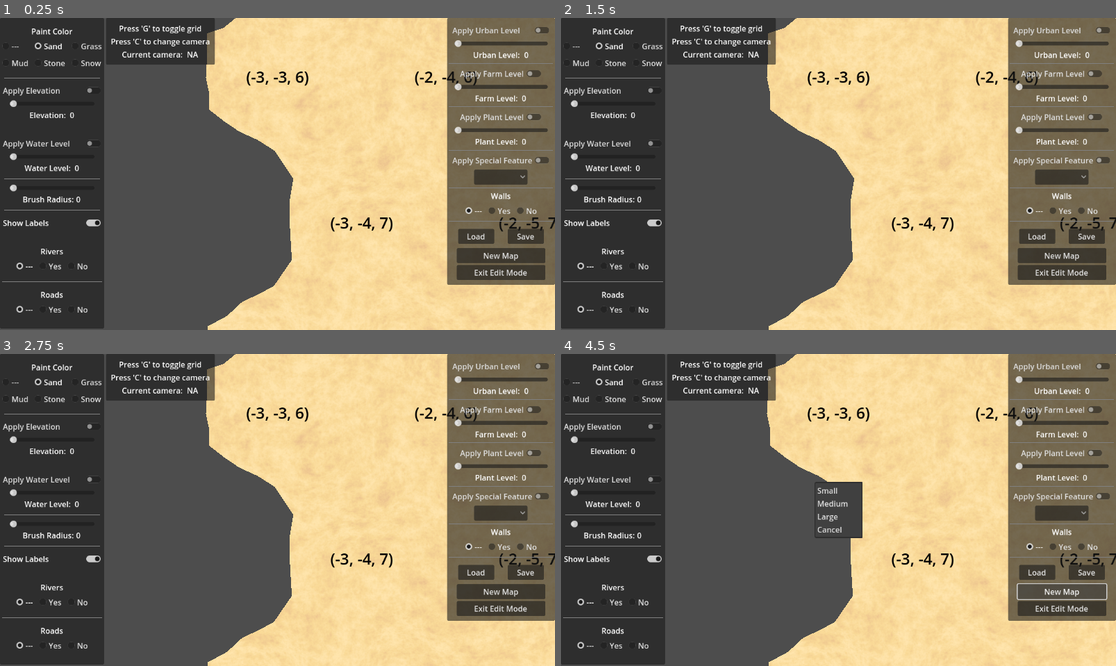
Above: before the commit, frames 1-4 (two rows, left to right).
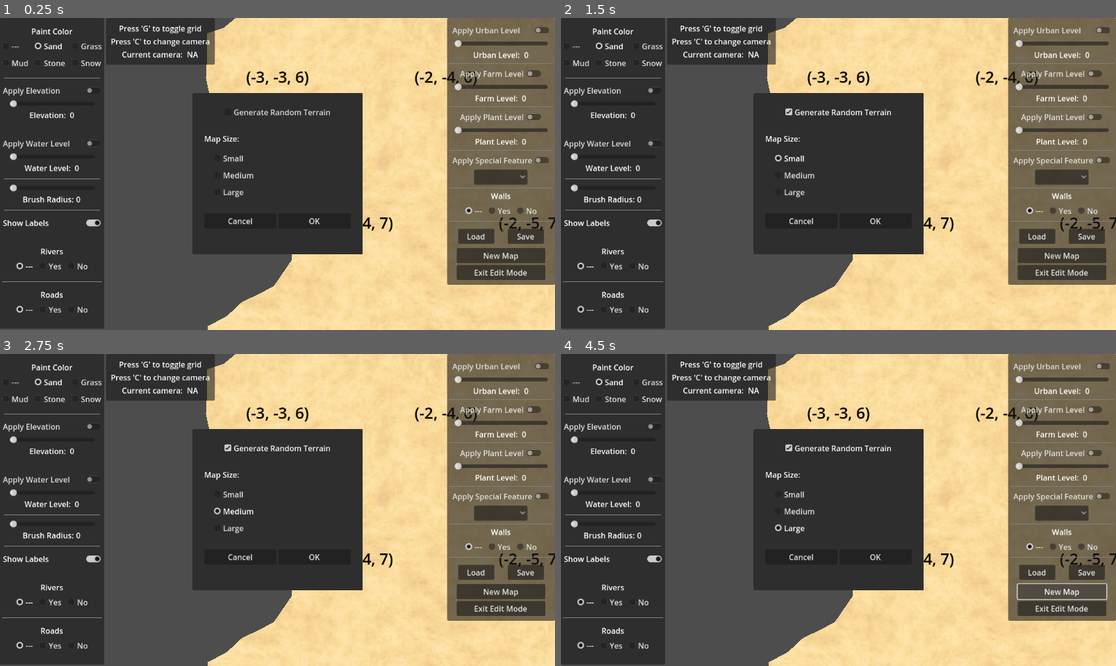
Above: after the commit, the same moments.

Repository: davepruitt/hex_map_godot
Game: Godot game, scene res://scenes/main.tscn
Same seed, same stepped clock (60 frames per second), same inputs: the game is played once before the commit and once after it.
Inputs (mouse positions are in pixels of both pictures, inside the frame that each line leads up to):
- Up to frame 1 (0.25 s): no input
- Up to frame 2 (1.5 s): click (838, 111) at 0.5 s, where only the run after the commit has a clickable "Generate Random Terrain"; click (844, 158) at 1.25 s, where only the run after the commit has a clickable "Small"
- Up to frame 3 (2.75 s): click (283, 510) at 2 s, where only the run after the commit has a clickable "Medium"
- Up to frame 4 (4.5 s): click (844, 528) at 2.75 s, where only the run after the commit has a clickable "Large"; click (799, 556) at 3.5 s, where only the run after the commit has a clickable "Cancel"; click "New Map" at 4.25 s

The runs differ from the first frame. In frame 1, 16% of the frame differs, in the area x 34-66%, y 24-76%; in frame 2, 16%; in frame 3, 16%; in frame 4, 14%.

Commit message:
Completed tutorial 23 - random map creation

Diff:
--- a/hex_project_godot/scenes/hex_map_editor_ui.tscn
+++ b/hex_project_godot/scenes/hex_map_editor_ui.tscn
@@ -13,6 +13,9 @@
 
 [sub_resource type="ButtonGroup" id="ButtonGroup_n8ipb"]
 resource_name = "WallsButtonGroup"
+
+[sub_resource type="ButtonGroup" id="ButtonGroup_22asi"]
+resource_name = "MapSizeButtonGroup"
 
 [node name="HexMapEditorUi" type="Node3D"]
 script = ExtResource("1_1s8xx")
@@ -535,19 +538,6 @@
 layout_mode = 2
 text = "Exit Edit Mode"
 
-[node name="PopupMenu" type="PopupMenu" parent="CanvasLayer"]
-auto_translate_mode = 1
-initial_position = 1
-size = Vector2i(100, 116)
-item_count = 4
-item_0/text = "Small"
-item_1/text = "Medium"
-item_1/id = 1
-item_2/text = "Large"
-item_2/id = 2
-item_3/text = "Cancel"
-item_3/id = 3
-
 [node name="SaveFileDialog" type="FileDialog" parent="CanvasLayer"]
 auto_translate_mode = 1
 size = Vector2i(303, 180)
@@ -562,6 +552,81 @@
 file_mode = 0
 access = 1
 use_native_dialog = true
+
+[node name="PopupPanel" type="PopupPanel" parent="CanvasLayer"]
+initial_position = 1
+size = Vector2i(352, 335)
+visible = true
+
+[node name="MarginContainer" type="MarginContainer" parent="CanvasLayer/PopupPanel"]
+offset_left = 4.0
+offset_top = 4.0
+offset_right = 348.0
+offset_bottom = 331.0
+theme_override_constants/margin_left = 20
+theme_override_constants/margin_top = 20
+theme_override_constants/margin_right = 20
+theme_override_constants/margin_bottom = 5
+
+[node name="VBoxContainer" type="VBoxContainer" parent="CanvasLayer/PopupPanel/MarginContainer"]
+layout_mode = 2
+
+[node name="GenerateMap_CheckBox" type="CheckBox" parent="CanvasLayer/PopupPanel/MarginContainer/VBoxContainer"]
+layout_mode = 2
+size_flags_horizontal = 4
+focus_mode = 0
+text = "Generate Random Terrain"
+
+[node name="MarginContainer3" type="MarginContainer" parent="CanvasLayer/PopupPanel/MarginContainer/VBoxContainer"]
+layout_mode = 2
+theme_override_constants/margin_top = 20
+
+[node name="Label" type="Label" parent="CanvasLayer/PopupPanel/MarginContainer/VBoxContainer"]
+layout_mode = 2
+text = "Map Size:"
+
+[node name="MarginContainer" type="MarginContainer" parent="CanvasLayer/PopupPanel/MarginContainer/VBoxContainer"]
+layout_mode = 2
+theme_override_constants/margin_left = 15
+theme_override_constants/margin_top = 10
+theme_override_constants/margin_bottom = 25
+
+[node name="VBoxContainer" type="VBoxContainer" parent="CanvasLayer/PopupPanel/MarginContainer/VBoxContainer/MarginContainer"]
+layout_mode = 2
+
+[node name="CheckBox_SmallMap" type="CheckBox" parent="CanvasLayer/PopupPanel/MarginContainer/VBoxContainer/MarginContainer/VBoxContainer"]
+layout_mode = 2
+focus_mode = 0
+button_group = SubResource("ButtonGroup_22asi")
+text = "Small"
+
+[node name="CheckBox_MediumMap" type="CheckBox" parent="CanvasLayer/PopupPanel/MarginContainer/VBoxContainer/MarginContainer/VBoxContainer"]
+layout_mode = 2
+focus_mode = 0
+button_group = SubResource("ButtonGroup_22asi")
+text = "Medium"
+
+[node name="CheckBox_LargeMap" type="CheckBox" parent="CanvasLayer/PopupPanel/MarginContainer/VBoxContainer/MarginContainer/VBoxContainer"]
+layout_mode = 2
+focus_mode = 0
+button_group = SubResource("ButtonGroup_22asi")
+text = "Large"
+
+[node name="HBoxContainer" type="HBoxContainer" parent="CanvasLayer/PopupPanel/MarginContainer/VBoxContainer"]
+layout_mode = 2
+alignment = 1
+
+[node name="Cancel_Button" type="Button" parent="CanvasLayer/PopupPanel/MarginContainer/VBoxContainer/HBoxContainer"]
+custom_minimum_size = Vector2(150, 0)
+layout_mode = 2
+focus_mode = 0
+text = "Cancel"
+
+[node name="Confirm_Button" type="Button" parent="CanvasLayer/PopupPanel/MarginContainer/VBoxContainer/HBoxContainer"]
+custom_minimum_size = Vector2(150, 0)
+layout_mode = 2
+focus_mode = 0
+text = "OK"
 
 [connection signal="pressed" from="CanvasLayer/HBoxContainer/PanelContainer/VBoxContainer/GridContainer/CheckBox_NoColor" to="." method="_on_check_box_no_color_pressed"]
 [connection signal="pressed" from="CanvasLayer/HBoxContainer/PanelContainer/VBoxContainer/GridContainer/CheckBox_ColorYellow" to="." method="_on_check_box_color_yellow_pressed"]
@@ -596,8 +661,13 @@
 [connection signal="pressed" from="CanvasLayer/PanelContainer2/MarginContainer/VBoxContainer/MarginContainer4/GridContainer/SaveButton" to="." method="_on_save_button_pressed"]
 [connection signal="pressed" from="CanvasLayer/PanelContainer2/MarginContainer/VBoxContainer/MarginContainer5/NewMapButton" to="." method="_on_new_map_button_pressed"]
 [connection signal="pressed" from="CanvasLayer/PanelContainer2/MarginContainer/VBoxContainer/MarginContainer6/ExitEditModeButton" to="." method="_on_exit_edit_mode_button_pressed"]
-[connection signal="index_pressed" from="CanvasLayer/PopupMenu" to="." method="_on_popup_menu_index_pressed"]
 [connection signal="canceled" from="CanvasLayer/SaveFileDialog" to="." method="_on_save_file_dialog_canceled"]
 [connection signal="file_selected" from="CanvasLayer/SaveFileDialog" to="." method="_on_save_file_dialog_file_selected"]
 [connection signal="canceled" from="CanvasLayer/LoadFileDialog" to="." method="_on_load_file_dialog_canceled"]
 [connection signal="file_selected" from="CanvasLayer/LoadFileDialog" to="." method="_on_load_file_dialog_file_selected"]
+[connection signal="toggled" from="CanvasLayer/PopupPanel/MarginContainer/VBoxContainer/GenerateMap_CheckBox" to="." method="_on_generate_map_check_box_toggled"]
+[connection signal="pressed" from="CanvasLayer/PopupPanel/MarginContainer/VBoxContainer/MarginContainer/VBoxContainer/CheckBox_SmallMap" to="." method="_on_check_box_small_map_pressed"]
+[connection signal="pressed" from="CanvasLayer/PopupPanel/MarginContainer/VBoxContainer/MarginContainer/VBoxContainer/CheckBox_MediumMap" to="." method="_on_check_box_medium_map_pressed"]
+[connection signal="pressed" from="CanvasLayer/PopupPanel/MarginContainer/VBoxContainer/MarginContainer/VBoxContainer/CheckBox_LargeMap" to="." method="_on_check_box_large_map_pressed"]
+[connection signal="pressed" from="CanvasLayer/PopupPanel/MarginContainer/VBoxContainer/HBoxContainer/Cancel_Button" to="." method="_on_cancel_button_pressed"]
+[connection signal="pressed" from="CanvasLayer/PopupPanel/MarginContainer/VBoxContainer/HBoxContainer/Confirm_Button" to="." method="_on_confirm_button_pressed"]
--- a/hex_project_godot/scripts/hex_cell.gd
+++ b/hex_project_godot/scripts/hex_cell.gd
@@ -489,7 +489,7 @@
 
 func save_hex_cell (file_writer: FileAccess) -> void:
 	file_writer.store_8(_terrain_type_index)
-	file_writer.store_8(_elevation)
+	file_writer.store_8(_elevation + 127)
 	file_writer.store_8(_water_level)
 	file_writer.store_8(_urban_level)
 	file_writer.store_8(_farm_level)
@@ -519,7 +519,10 @@
 	_terrain_type_index = file_reader.get_8()
 	shader_data.refresh_terrain(self)
 
-	_elevation = file_reader.get_8()
+	if (file_version >= 4):
+		_elevation = int(file_reader.get_8()) - 127
+	else:
+		_elevation = file_reader.get_8()
 	_refresh_position()
 
 	_water_level = file_reader.get_8()
--- a/hex_project_godot/scripts/hex_grid.gd
+++ b/hex_project_godot/scripts/hex_grid.gd
@@ -202,6 +202,12 @@
 
 	#Return true, indicating the map was created successfully
 	return true
+
+func get_cell_from_offset (x_offset: int, z_offset: int) -> HexCell:
+	return _hex_cells[x_offset + (z_offset * cell_count_x)]
+
+func get_cell_from_index (cell_index: int) -> HexCell:
+	return _hex_cells[cell_index]
 
 func get_cell_from_coordinates (coordinates: HexCoordinates) -> HexCell:
 	var z: int = coordinates.Z
--- a/hex_project_godot/scripts/hex_map_editor_ui.gd
+++ b/hex_project_godot/scripts/hex_map_editor_ui.gd
@@ -81,12 +81,14 @@
 @onready var check_button_special_feature := $CanvasLayer/PanelContainer2/MarginContainer/VBoxContainer/CheckButton_SpecialFeature
 @onready var drop_down_special_feature := $CanvasLayer/PanelContainer2/MarginContainer/VBoxContainer/OptionButton_SpecialFeature
 
-@onready var new_map_popup_menu := $CanvasLayer/PopupMenu
+@onready var new_map_popup_panel := $CanvasLayer/PopupPanel
 @onready var save_map_file_dialog := $CanvasLayer/SaveFileDialog
 @onready var load_map_file_dialog := $CanvasLayer/LoadFileDialog
 
 @onready var current_camera_value_label := $CanvasLayer/HBoxContainer/PanelContainer3/MarginContainer/VBoxContainer/HBoxContainer/CurrentCameraValueLabel
 @onready var check_button_edit_mode := $CanvasLayer/PanelContainer2/MarginContainer/VBoxContainer/CheckButton_EditMode
+
+
 
 #endregion
 
@@ -101,6 +103,11 @@
 
 var _enabled: bool = false
 
+var _hex_map_generator: HexMapGenerator = HexMapGenerator.new()
+
+var _selected_map_size: int = 0
+var _should_generate_random_map: bool = false
+
 #endregion
 
 #region Overrides
@@ -109,6 +116,9 @@
 func _ready() -> void:
 	#Initialize the user interface
 	_initialize_ui()
+
+	#Set the hex grid on the map generator
+	_hex_map_generator.hex_grid = hex_grid
 
 
 # Called every frame. 'delta' is the elapsed time since the previous frame.
@@ -344,7 +354,7 @@
 
 func _on_new_map_button_pressed() -> void:
 	#Show the popup menu
-	new_map_popup_menu.show()
+	new_map_popup_panel.show()
 
 	#Lock the cameras
 	main_camera_assembly.locked = true
@@ -352,25 +362,53 @@
 
 	return
 
-
-func _on_popup_menu_index_pressed(index: int) -> void:
-	#Create the map based on the user's selection
-	if (index == 0):
-		hex_grid.create_map(20, 15)
-	elif (index == 1):
-		hex_grid.create_map(40, 30)
-	elif (index == 2):
-		hex_grid.create_map(80, 60)
-	elif (index == 3):
-		return
+func _on_cancel_button_pressed() -> void:
+	new_map_popup_panel.hide()
 
 	#Unlock the cameras
 	main_camera_assembly.locked = false
 	debug_camera.locked = false
 
+
+func _on_confirm_button_pressed() -> void:
+	#Hide the popup panel
+	new_map_popup_panel.hide()
+
+	#Unlock the cameras
+	main_camera_assembly.locked = false
+	debug_camera.locked = false
+
+	#Determine the map size
+	var x: int = 20
+	var z: int = 15
+	if (_selected_map_size == 1):
+		x = 40
+		z = 30
+	elif (_selected_map_size == 2):
+		x = 80
+		z = 60
+
+	#Generate the map
+	if (_should_generate_random_map):
+		_hex_map_generator.hex_grid = hex_grid
+		_hex_map_generator.generate_map(x, z)
+	else:
+		hex_grid.create_map(x, z)
+
 	#Validate the position of the main camera
 	main_camera_assembly.validate_position()
 
+func _on_check_box_small_map_pressed() -> void:
+	_selected_map_size = 0
+
+func _on_check_box_medium_map_pressed() -> void:
+	_selected_map_size = 1
+
+func _on_check_box_large_map_pressed() -> void:
+	_selected_map_size = 2
+
+func _on_generate_map_check_box_toggled(toggled_on: bool) -> void:
+	_should_generate_random_map = toggled_on
 
 func _on_save_file_dialog_file_selected(path: String) -> void:
 	#Save the map to the file that was chosen by the user
--- /dev/null
+++ b/hex_project_godot/scripts/hex_map_generator.gd
@@ -0,0 +1,186 @@
+class_name HexMapGenerator
+
+#region Private data members
+
+var _rng = RandomNumberGenerator.new()
+
+var _cell_count: int = 0
+
+var _search_frontier: HexCellPriorityQueue = HexCellPriorityQueue.new()
+var _search_frontier_phase: int = 0
+
+#endregion
+
+#region Exported public data members
+
+@export_range(0.0, 0.5)
+var jitter_probability: float = 0.25
+
+@export_range(20, 200)
+var chunk_size_min: int = 30
+
+@export_range(20, 200)
+var chunk_size_max: int = 100
+
+@export_range(5, 95)
+var land_percentage: int = 50
+
+@export_range(1, 5)
+var water_level: int = 3
+
+@export_range(0.0, 1.0)
+var high_rise_probability: float = 0.25
+
+@export_range(0.0, 0.4)
+var sink_probability: float = 0.2
+
+@export_range(-4, 0)
+var elevation_minimum: int = -2
+
+@export_range(6, 10)
+var elevation_maximum: int = 8
+
+#endregion
+
+#region Public data members
+
+var hex_grid: HexGrid = null
+
+#endregion
+
+#region Public methods
+
+func generate_map (x: int, z: int) -> void:
+	#Set the seed to 0 for reproducibility
+	_rng.set_seed(0)
+
+	#Set the cell count
+	_cell_count = x * z
+
+	#Create a blank map
+	hex_grid.create_map(x, z)
+
+	#Set the water level for the map
+	for i in range(0, _cell_count):
+		hex_grid.get_cell_from_index(i).water_level = water_level
+
+	#Raise some terrain
+	_create_land()
+	_set_terrain_type()
+
+	#Reset the search phases of all cells to 0
+	for i in range(0, _cell_count):
+		hex_grid.get_cell_from_index(i).search_phase = 0
+
+#endregion
+
+#region Private methods
+
+func _get_random_cell () -> HexCell:
+	var random_cell_index: int = _rng.randi_range(0, _cell_count)
+	return hex_grid.get_cell_from_index(random_cell_index)
+
+func _create_land () -> void:
+	var land_budget: int = roundi(_cell_count * land_percentage * 0.01)
+
+	while (land_budget > 0):
+		var chunk_size: int = _rng.randi_range(chunk_size_min, chunk_size_max + 1)
+		var random_value: float = _rng.randf()
+		if (random_value < sink_probability):
+			land_budget = _sink_terrain(chunk_size, land_budget)
+		else:
+			land_budget = _raise_terrain(chunk_size, land_budget)
+
+func _set_terrain_type () -> void:
+	for i in range(0, _cell_count):
+		var cell: HexCell = hex_grid.get_cell_from_index(i)
+		if (not cell.is_underwater):
+			cell.terrain_type_index = cell.elevation - cell.water_level
+
+func _raise_terrain (chunk_size: int, budget: int) -> int:
+	_search_frontier_phase += 1
+	var first_cell: HexCell = _get_random_cell()
+	first_cell.search_phase = _search_frontier_phase
+	first_cell.distance = 0
+	first_cell.search_heuristic = 0
+	_search_frontier.enqueue(first_cell)
+
+	var center_coordinates: HexCoordinates = first_cell.hex_coordinates
+
+	var rise: int = 2 if _rng.randf() < high_rise_probability else 1
+	var size: int = 0
+	while (size < chunk_size and _search_frontier.count > 0):
+		var current: HexCell = _search_frontier.dequeue()
+		var original_elevation: int = current.elevation
+		var new_elevation: int = original_elevation + rise
+		if (new_elevation > elevation_maximum):
+			continue
+
+		current.elevation = new_elevation
+		if (original_elevation < water_level) and (new_elevation >= water_level):
+			budget -= 1
+			if (budget == 0):
+				break
+
+		size += 1
+
+		for d in range(0, 6):
+			var neighbor: HexCell = current.get_neighbor(d)
+			if (neighbor) and (neighbor.search_phase < _search_frontier_phase):
+				neighbor.search_phase = _search_frontier_phase
+				neighbor.distance = neighbor.hex_coordinates.DistanceTo(center_coordinates)
+
+				var search_heuristic_randomizer: float = _rng.randf()
+				if (search_heuristic_randomizer < jitter_probability):
+					neighbor.search_heuristic = 1
+				else:
+					neighbor.search_heuristic = 0
+				_search_frontier.enqueue(neighbor)
+
+	_search_frontier.clear()
+
+	return budget
+
+func _sink_terrain (chunk_size: int, budget: int) -> int:
+	_search_frontier_phase += 1
+	var first_cell: HexCell = _get_random_cell()
+	first_cell.search_phase = _search_frontier_phase
+	first_cell.distance = 0
+	first_cell.search_heuristic = 0
+	_search_frontier.enqueue(first_cell)
+
+	var center_coordinates: HexCoordinates = first_cell.hex_coordinates
+
+	var sink: int = 2 if _rng.randf() < high_rise_probability else 1
+	var size: int = 0
+	while (size < chunk_size and _search_frontier.count > 0):
+		var current: HexCell = _search_frontier.dequeue()
+		var original_elevation: int = current.elevation
+		var new_elevation: int = current.elevation - sink
+		if (new_elevation < elevation_minimum):
+			continue
+
+		current.elevation = new_elevation
+		if (original_elevation >= water_level) and (new_elevation < water_level):
+			budget += 1
+
+		size += 1
+
+		for d in range(0, 6):
+			var neighbor: HexCell = current.get_neighbor(d)
+			if (neighbor) and (neighbor.search_phase < _search_frontier_phase):
+				neighbor.search_phase = _search_frontier_phase
+				neighbor.distance = neighbor.hex_coordinates.DistanceTo(center_coordinates)
+
+				var search_heuristic_randomizer: float = _rng.randf()
+				if (search_heuristic_randomizer < jitter_probability):
+					neighbor.search_heuristic = 1
+				else:
+					neighbor.search_heuristic = 0
+				_search_frontier.enqueue(neighbor)
+
+	_search_frontier.clear()
+
+	return budget
+
+#endregion
--- a/hex_project_godot/scripts/hex_metrics.gd
+++ b/hex_project_godot/scripts/hex_metrics.gd
@@ -3,7 +3,7 @@
 #region Constants
 
 ## The current map file version
-const MAP_FILE_VERSION: int = 3
+const MAP_FILE_VERSION: int = 4
 
 ## Ratio of outer to inner radius of a hex
 const OUTER_TO_INNER: float = 0.866025404
Not shown: 1 places in hex_project_godot/scenes/hex_map_editor_ui.tscn that only renumber resources
